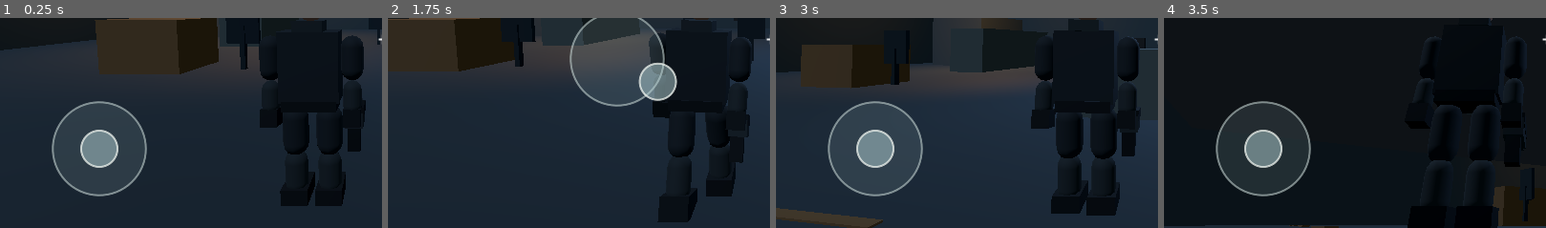
Above: before the commit, frames 1-4 (left to right).
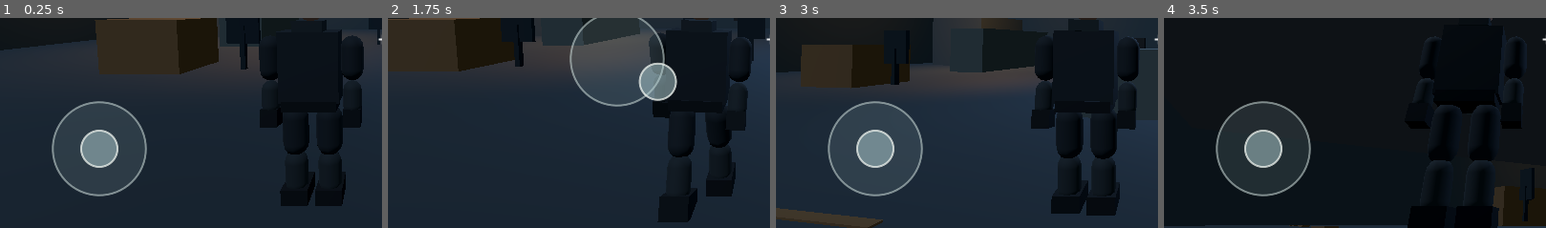
Above: after the commit, the same moments.

Repository: LoloscarPrr/Silent-murder
Game: Godot game, scene res://scenes/main.tscn
Two runs of this game, one before a commit and one after it. Both use one fixed random seed, a clock stepped at 60 frames per second and the inputs below.
Inputs (mouse positions are % of the whole screen's width and height, from its top left):
- Up to frame 1 (0.25 s): no input
- Up to frame 2 (1.75 s): move the mouse to (72, 44) at 0.52 s; hold Right (ui_right) 0.53-1.25 s; click (72, 44) at 0.67 s; drag from (30, 54) to (45, 69) at 1.27 s
- Up to frame 3 (3 s): move the mouse to (60, 26) at 2.02 s; hold Right (ui_right) 2.03-2.75 s; drag from (45, 69) to (20, 34) at 2.77 s
- Up to frame 4 (3.5 s): no input
The pictures show only the part of the screen within x 0-50%, y 44-94%; the shares and areas given below are measured in that part.

The runs differ from the first frame. In frame 1, 0.5% of the frame differs, in the area x 91-96%, y 39-64%; in frame 2, 0.5%; in frame 3, 0.6%, in the area x 90-96%, y 43-66%; in frame 4, less than 0.1%.
Error after the commit: Invalid access to property or key 'gunshot_at' on a base object of type 'Node3D (weapon_controller.gd)'. (res://scripts/player_controller.gd:57)

Commit message:
feat(0.4): salud, daño enemigo, reaparecer y eventos de disparo

Diff:
--- a/scripts/player_controller.gd
+++ b/scripts/player_controller.gd
@@ -1,9 +1,12 @@
 extends CharacterBody3D
-## Silent Murder v0.3 — responsive motion, aim and training pistol,
+## Silent Murder v0.4 — tactical movement, pistol and player survivability,
 ## articulated locomotion and obstacle-aware over-shoulder camera.
 
 signal status_changed(status: String)
 signal ammo_changed(magazine: int, reserve: int)
+signal health_changed(current: int, maximum: int)
+signal player_defeated()
+signal weapon_fired(origin: Vector3, radius: float)
 
 const VISUAL_SCRIPT = preload("res://scripts/operative_visual.gd")
 const WEAPON_SCRIPT = preload("res://scripts/weapon_controller.gd")
@@ -16,9 +19,13 @@
 const TURN_SMOOTH := 13.0
 const TOUCH_SENSITIVITY := .0030
 const MOUSE_SENSITIVITY := .0025
+const MAX_HEALTH := 100
 const STANDING_HEIGHT := 1.8
 const CROUCHED_HEIGHT := 1.20
 
+var health := MAX_HEALTH
+var _damage_grace := 0.0
+var _spawn_point := Vector3.ZERO
 var move_input := Vector2.ZERO
 var is_sprinting := false
 var is_crouching := false
@@ -36,6 +43,7 @@
 
 func _ready() -> void:
  name = "SilentMurder_Operative"
+ _spawn_point = global_position
  _desired_yaw = rotation.y
  _make_collision()
  _visual = VISUAL_SCRIPT.new()
@@ -46,11 +54,14 @@
  _weapon.camera = _camera
  _weapon.visual = _visual
  _weapon.ammo_updated.connect(_on_ammo_updated)
+ _weapon.gunshot_at.connect(_on_weapon_fired)
  _weapon.shot_report.connect(_on_shot_report)
  add_child(_weapon)
- status_changed.emit("Pistola de entrenamiento • Alpha 0.3")
+ status_changed.emit("Infiltración táctica • Alpha 0.4")
+ health_changed.emit(health,MAX_HEALTH)
 
 func _physics_process(delta: float) -> void:
+ _damage_grace = maxf(0.0,_damage_grace-delta)
  rotation.y = lerp_angle(rotation.y,_desired_yaw,minf(1.0,TURN_SMOOTH*delta))
  _current_pitch = lerpf(_current_pitch,_desired_pitch,minf(1.0,10.0*delta))
  _rig.rotation.x = _current_pitch
@@ -122,6 +133,34 @@
 func get_ammo_label() -> String:
  return _weapon.get_ammo_label() if _weapon != null else "-- / --"
 
+func receive_enemy_damage(amount: int) -> void:
+ if _damage_grace > 0.0 or amount <= 0:
+  return
+ health = maxi(0,health-amount)
+ _damage_grace = .48
+ health_changed.emit(health,MAX_HEALTH)
+ if health == 0:
+  _respawn_player()
+ else:
+  status_changed.emit("Bajo fuego: -%d HP" % amount)
+
+func _respawn_player() -> void:
+ health = MAX_HEALTH
+ global_position = _spawn_point
+ velocity = Vector3.ZERO
+ is_sprinting = false
+ is_crouching = false
+ is_aiming = false
+ move_input = Vector2.ZERO
+ _desired_yaw = 0.0
+ _damage_grace = 3.0
+ player_defeated.emit()
+ health_changed.emit(health,MAX_HEALTH)
+ status_changed.emit("Operativo neutralizado: reaparición segura")
+
+func _on_weapon_fired(origin: Vector3,radius: float) -> void:
+ weapon_fired.emit(origin,radius)
+
 func _on_ammo_updated(magazine: int, reserve: int) -> void:
  ammo_changed.emit(magazine,reserve)
 
